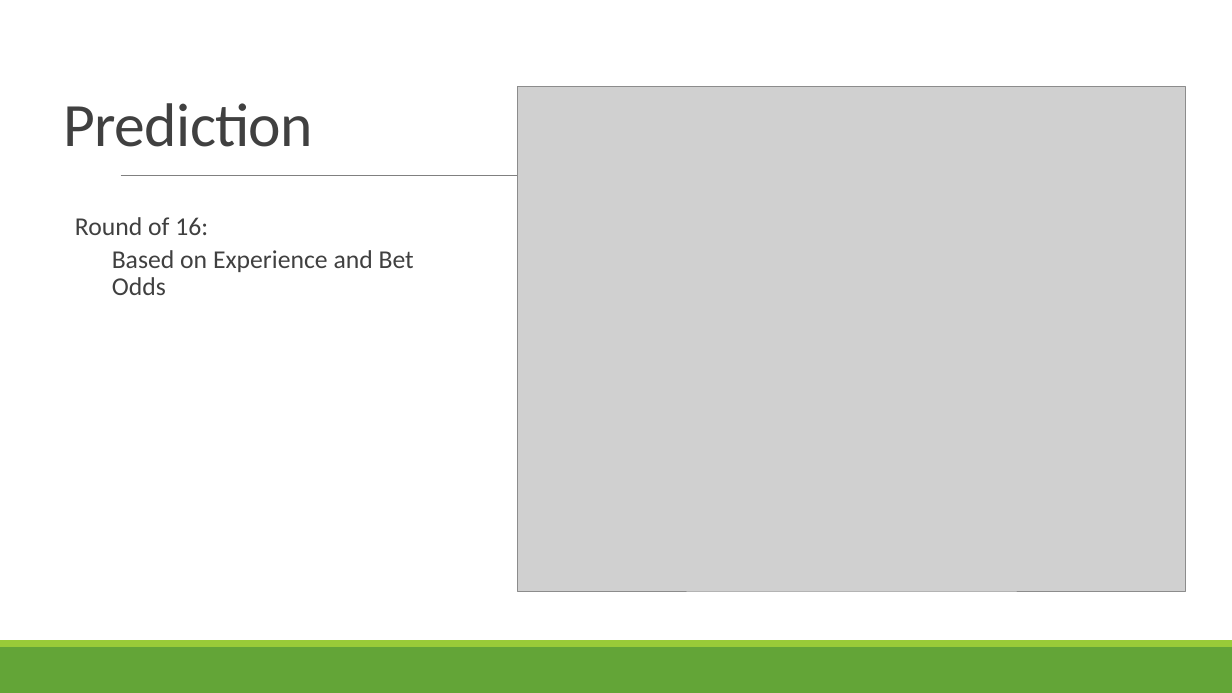
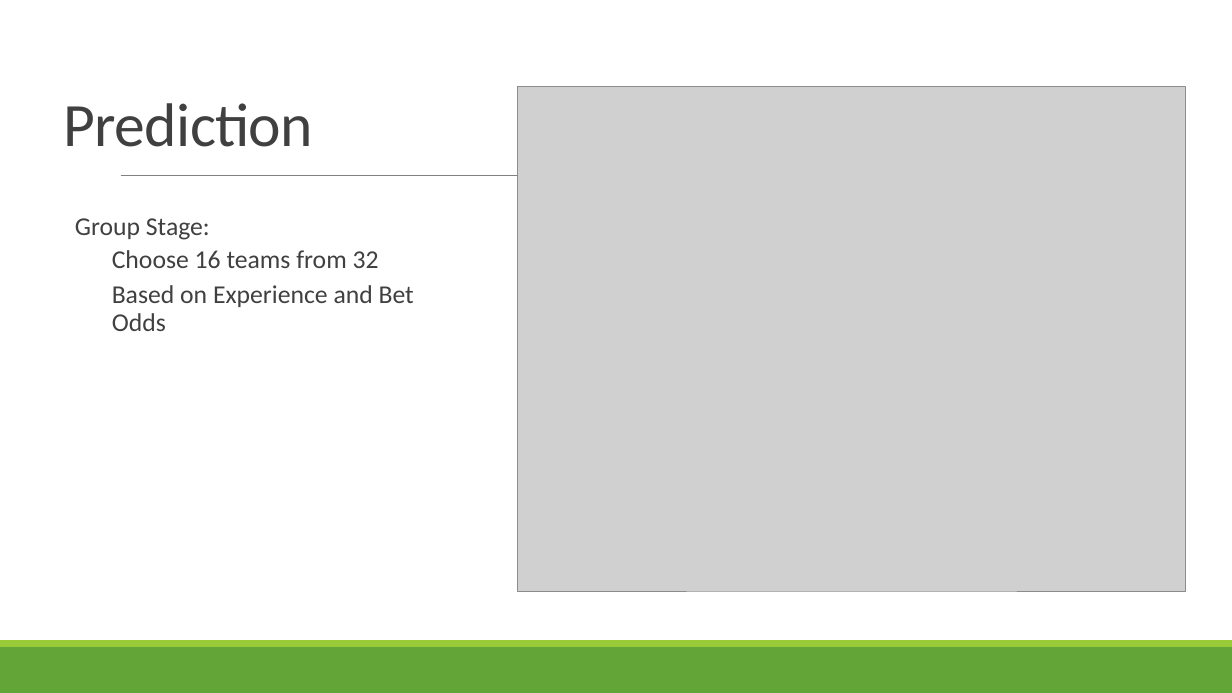
Before and after one commit to TZstatsADS/Spring2018-Project5-grp6, a slide deck: slide 8 of doc/predic.pptx. Drawn at 1232x693 pixels with LibreOffice and Linux fonts; fonts in the diff are those of the drawing; grey boxes stand for pictures. Boxes give left, top, right and bottom in pixels: in the first picture for what was removed or moved away, otherwise in the second. Text is boxed around its words. In the diff, an @@ line names an element or a change of style, - is before the commit and + after.

```diff
--- a/doc/predic.pptx
+++ b/doc/predic.pptx
@@ text at [75,218,379,268]: text changed @@
-  Round of 16:
+  Group Stage:
+  Choose 16 teams from 32
```
Also in this commit, not shown: 2 other slides changed.
